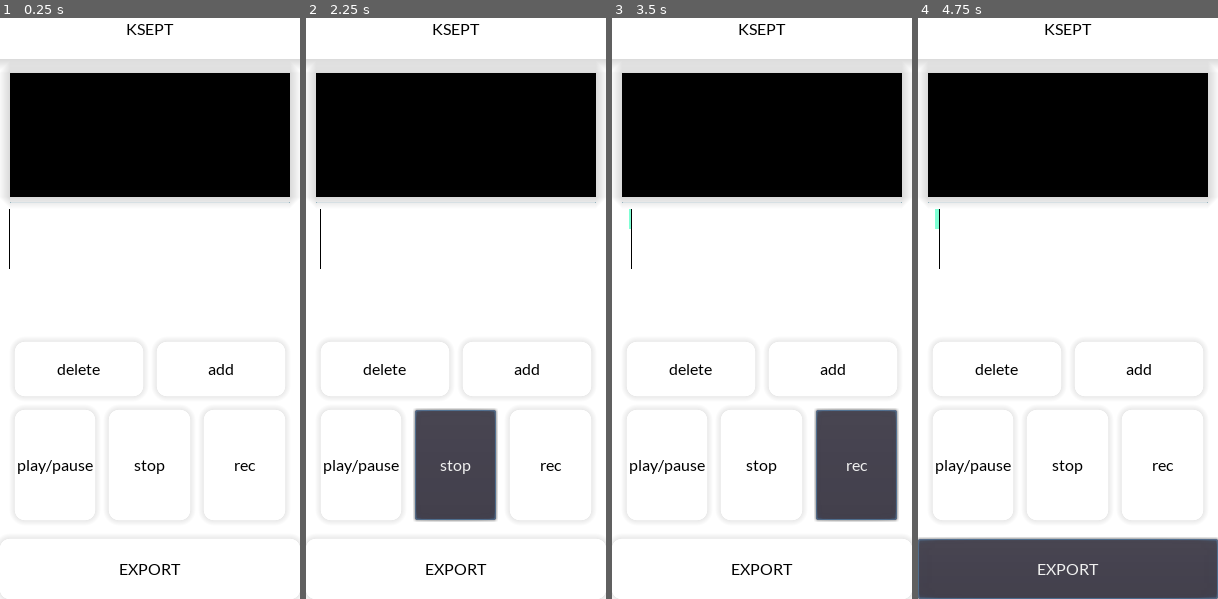
Above: before the commit, frames 1-4 (left to right).
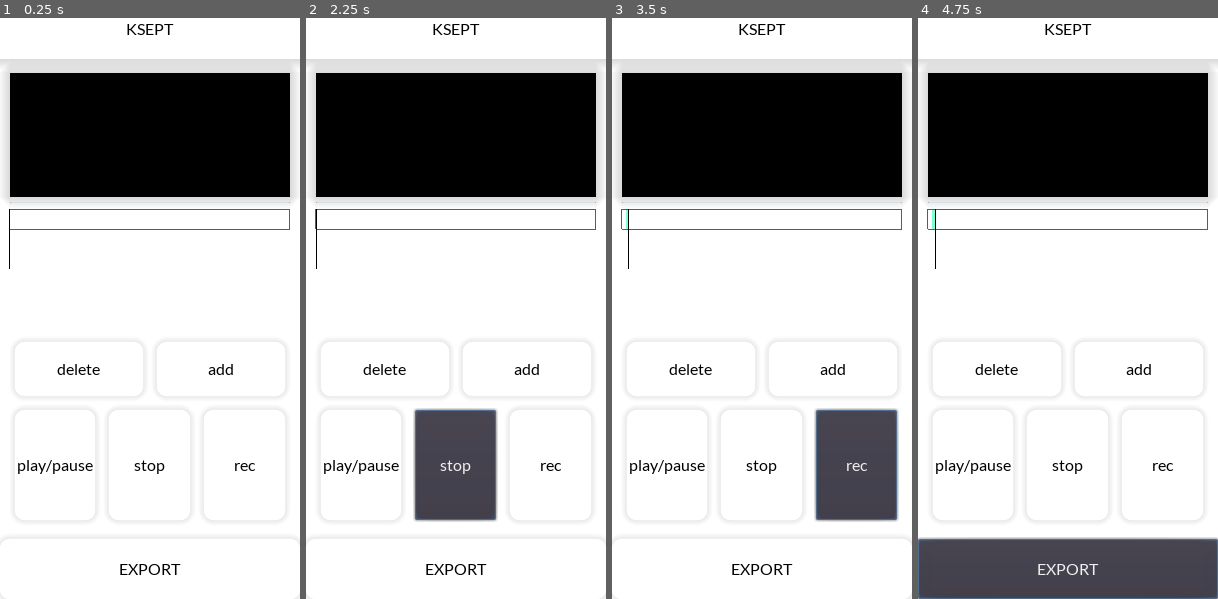
Above: after the commit, the same moments.

Repository: kahagino/ksept_recorder
Game: Godot game, scene res://scenes/main.tscn
Two runs of this game, one before a commit and one after it. Both use one fixed random seed, a clock stepped at 60 frames per second and the inputs below.
Inputs:
- Up to frame 1 (0.25 s): no input
- Up to frame 2 (2.25 s): click "add" at 0.5 s; click "play/pause" at 1.25 s; click "stop" at 2 s
- Up to frame 3 (3.5 s): click "rec" at 2.75 s
- Up to frame 4 (4.75 s): click "EXPORT" at 3.5 s; hold Right (ui_right) from 4.28 s (still down)

The runs differ from the first frame. In frame 1, 0.3% of the frame differs, in the area x 3-97%, y 32-37%; in frame 2, 0.4%; in frame 3, 0.5%; in frame 4, 0.5%, in the area x 3-97%, y 32-44%.

Commit message:
🚧 added focused track ui

Diff:
--- a/src/audio_manager.gd
+++ b/src/audio_manager.gd
@@ -6,8 +6,10 @@
 
 var SAVE_PATH = Global.downloadDirPath
 
-var effect
-var recording
+var track_manager:Node
+
+var effect:AudioEffect
+var recording:AudioStreamSample
 
 var cursor:float = 0.0
 
@@ -15,6 +17,7 @@
 	Global.audio_manager = self
 	print(AudioServer.get_device_list())
 
+	track_manager = $TrackManager
 	var _err = $TrackManager.connect("export_ready", self, "_on_export_ready")
 
 	var idx = AudioServer.get_bus_index("Record")
@@ -26,9 +29,6 @@
 		cursor += 1.0
 	elif event.is_action_pressed("ui_right"):
 		cursor -= 1.0
-
-func get_tracks():
-	return $TrackManager.tracks
 
 func record():
 	if effect.is_recording_active():
@@ -63,6 +63,8 @@
 
 func stop_cursor()->void:
 	$CursorTimer.stop()
+
+func reset_cursor()->void:
 	cursor = 0.0
 
 func stop():
@@ -71,7 +73,9 @@
 		effect.set_recording_active(false)
 		print("stopped recording")
 		$TrackManager.add_stream_to_track(recording)
+
 	$TrackManager.stop()
+	reset_cursor()
 
 func add_track():
 	$TrackManager.add_track()
--- a/src/global.gd
+++ b/src/global.gd
@@ -5,7 +5,10 @@
 var downloadDirPath = OS.get_system_dir(OS.SYSTEM_DIR_DOWNLOADS) + "/"
 
 func get_tracks()->Array:
-	return audio_manager.get_tracks()
+	return audio_manager.track_manager.tracks
 
 func get_cursor_pos()->float:
 	return audio_manager.cursor
+
+func get_focused_track_index()->int:
+	return audio_manager.track_manager.focused_track_index
--- a/src/track_manager.gd
+++ b/src/track_manager.gd
@@ -4,7 +4,7 @@
 var mode = MODE.EDIT # by default
 
 var tracks:Array = []
-var focused_track:AudioStreamPlayer
+var focused_track_index:int
 
 var exportedNumber:int = 0
 signal export_ready
@@ -16,7 +16,8 @@
 	add_child(track)
 	track.connect("finished", self, "_on_track_finished")
 	tracks.append(track)
-	print("focusedTrack: ", focused_track)
+	focused_track_index = tracks.size() -1 # focus to last added track
+	print("focusedTrack id: ", focused_track_index)
 	print(tracks)
 	print("number of child: ", get_child_count())
 	print_tree_pretty()
@@ -25,8 +26,9 @@
 	if get_child_count() > 0:
 		tracks[tracks.size() -1].queue_free()
 		tracks.pop_back()
+		focused_track_index = tracks.size() -1 # focus to last available track
 
-	print("focusedTrack: ", focused_track)
+	print("focusedTrack id: ", focused_track_index)
 	print(tracks)
 	print("number of child: ", get_child_count())
 	print_tree_pretty()
--- a/src/tracks_ui.gd
+++ b/src/tracks_ui.gd
@@ -19,6 +19,8 @@
 		elif tracks[i].is_start_set:
 			# dynamic size when recording:
 			_draw_track(tracks[i].start_t_stamp, Global.get_cursor_pos(), i)
+
+	_draw_focused_track(Global.get_focused_track_index())
 
 	_draw_cursor(Global.get_cursor_pos())
 
@@ -49,7 +51,9 @@
 	var time_to_pos_scale = get_time_to_pos_scale()
 	var track_start_pos = time_to_pos_scale * start_t_stamp
 	var track_end_pos = time_to_pos_scale * end_t_stamp
-	var rect_pos = view_pos + Vector2(track_start_pos, i * tracks_thickness +  i * v_separation)
+	var rect_pos = view_pos + Vector2(
+		track_start_pos,
+		i * tracks_thickness +  i * v_separation)
 	return draw_rect(
 		Rect2(
 			rect_pos,
@@ -63,3 +67,19 @@
 	line_pos_up.x *= time_to_pos_scale
 	var line_pos_down = line_pos_up + Vector2(0, 60)
 	return draw_line(line_pos_up, line_pos_down, Color.black, 1.0)
+
+func _draw_focused_track(focused_track_index:int)->FuncRef:
+	var time_to_pos_scale = get_time_to_pos_scale()
+	var track_start_pos = time_to_pos_scale * 0
+	var track_end_pos = time_to_pos_scale * view_scale
+	var thickness_pos = focused_track_index * tracks_thickness
+	var separation_pos = focused_track_index * v_separation
+	var rect_pos = view_pos + Vector2(
+		track_start_pos,
+		thickness_pos +  separation_pos)
+	return draw_rect(
+		Rect2(
+			rect_pos,
+			Vector2(track_end_pos - track_start_pos, tracks_thickness)),
+		Color.blueviolet,
+		false)
